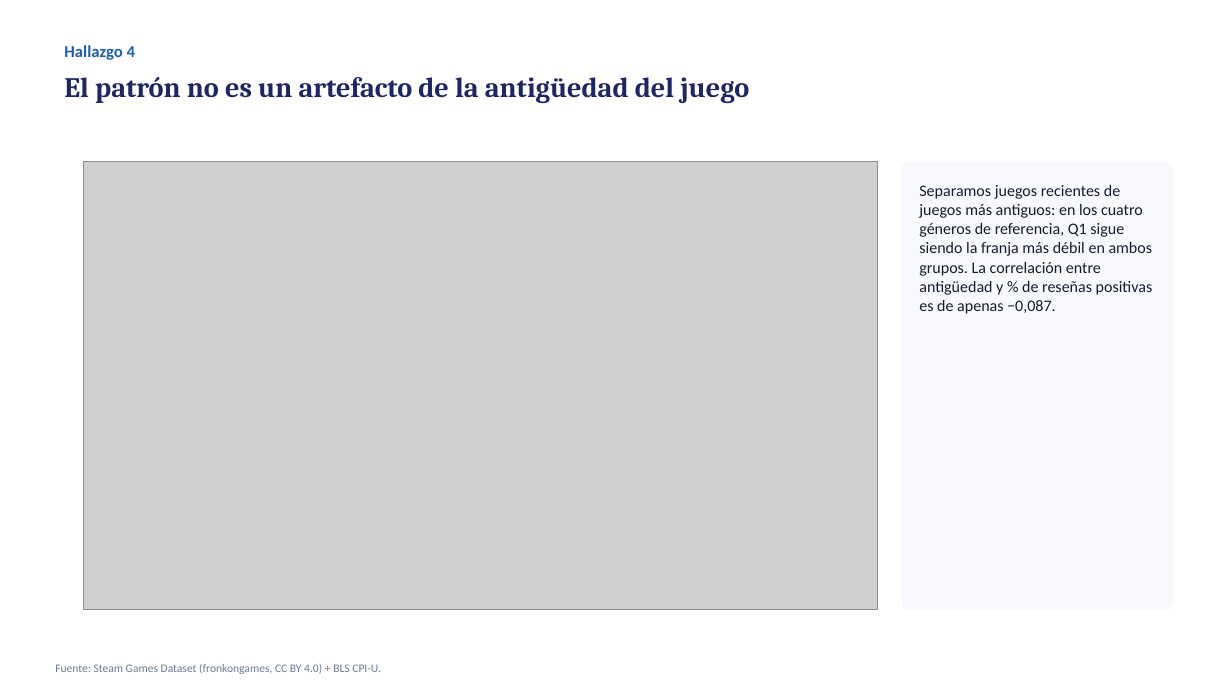
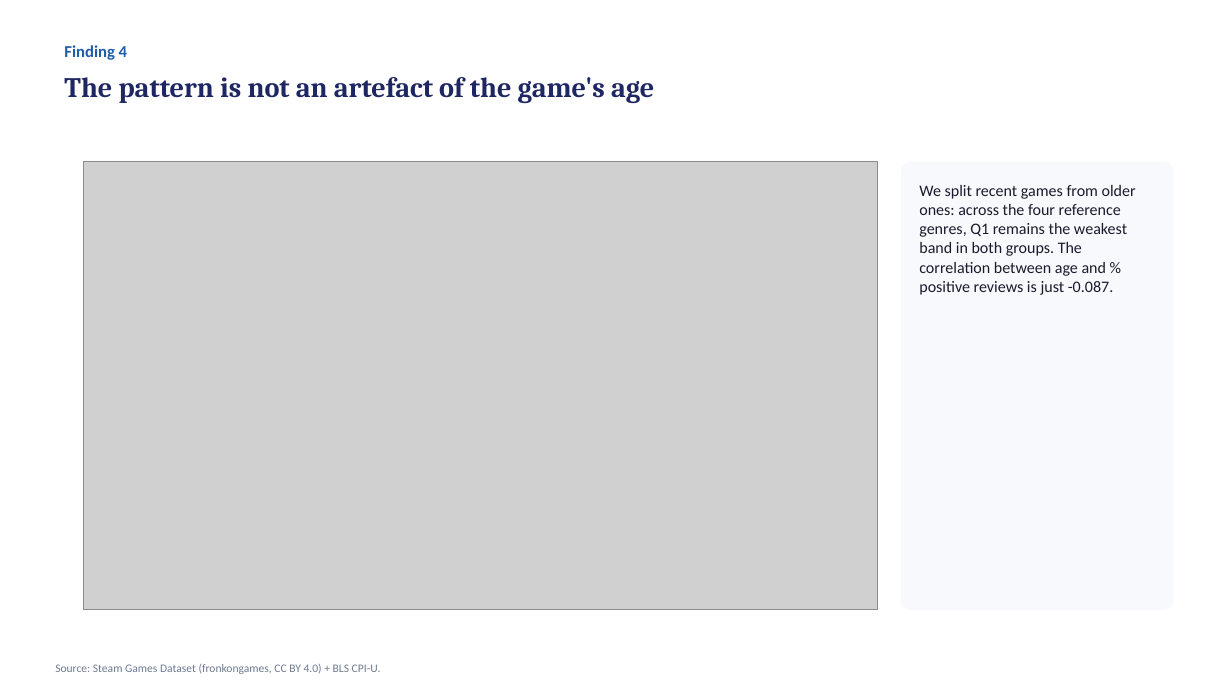
Before and after one commit to BobbyTarantino099/steam-price-reception, a slide deck: slide 7 of entregables/presentacion_fase5.pptx. Drawn at 1232x693 pixels with LibreOffice and Linux fonts; fonts in the diff are those of the drawing; grey boxes stand for pictures. Boxes give left, top, right and bottom in pixels: in the first picture for what was removed or moved away, otherwise in the second. Text is boxed around its words. In the diff, an @@ line names an element or a change of style, - is before the commit and + after.

```diff
--- a/entregables/presentacion_fase5.pptx
+++ b/entregables/presentacion_fase5.pptx
@@ text at bbox=[64, 45, 127, 60]: text changed @@
-Hallazgo 4
+Finding 4
@@ text at bbox=[64, 77, 654, 103]: text changed @@
-El patrón no es un artefacto de la antigüedad del juego
+The pattern is not an artefact of the game's age
@@ text at bbox=[919, 185, 1136, 295]: text changed @@
-Separamos juegos recientes de juegos más antiguos: en los cuatro géneros de referencia, Q1 sigue siendo la franja más débil en ambos grupos. La correlación entre antigüedad y % de reseñas positivas es de apenas −0,087.
+We split recent games from older ones: across the four reference genres, Q1 remains the weakest band in both groups. The correlation between age and % positive reviews is just -0.087.
@@ text at bbox=[55, 664, 381, 674]: text changed @@
-Fuente: Steam Games Dataset (fronkongames, CC BY 4.0) + BLS CPI-U.
+Source: Steam Games Dataset (fronkongames, CC BY 4.0) + BLS CPI-U.
```
Also in this commit, not shown: 8 other slides changed, 4 slides added, 4 slides removed, 15 other files.
